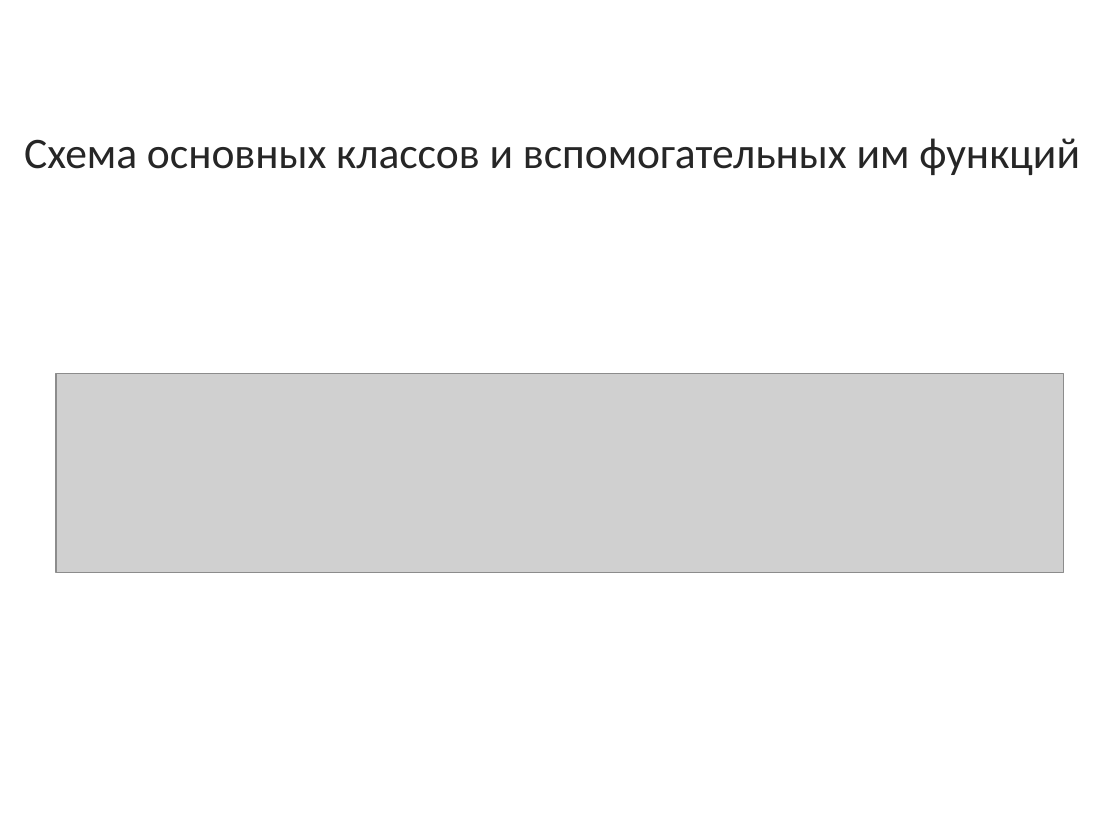
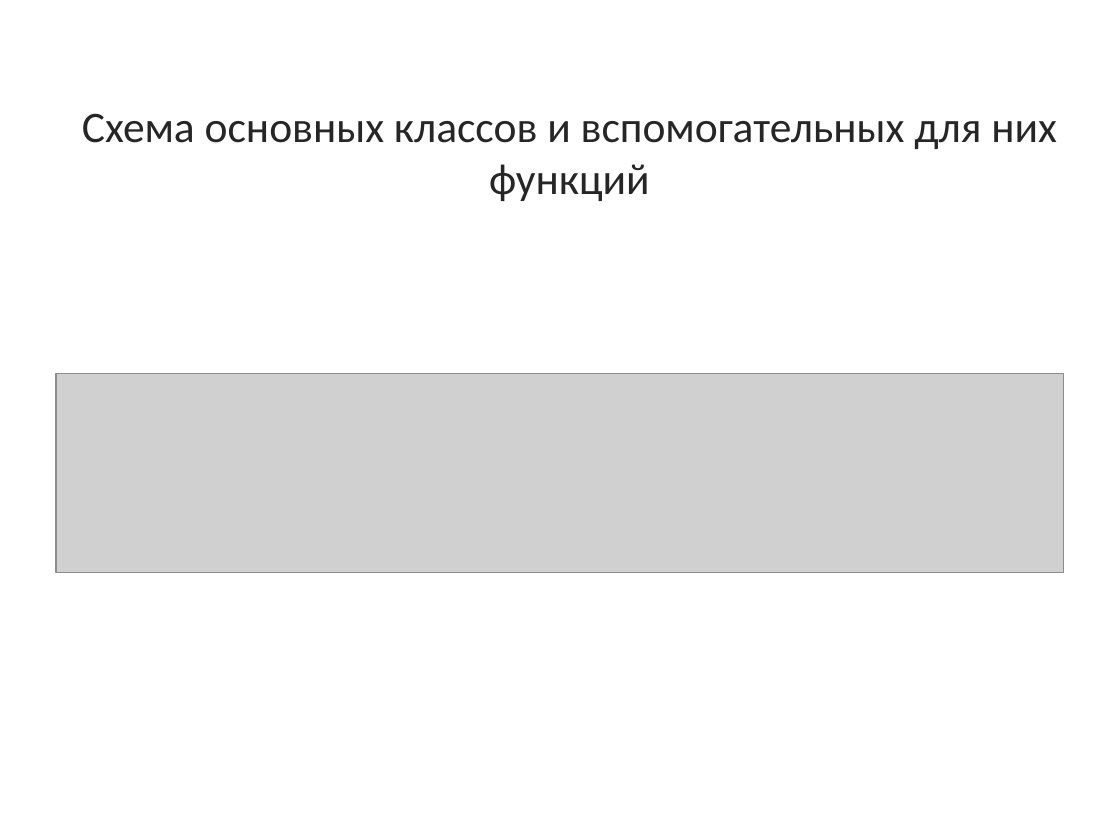
Before and after one commit to Artpukh/pygame-project, a slide deck: slide 9 of data/Презентация.pptx. Drawn at 1120x840 pixels with LibreOffice and Linux fonts; fonts in the diff are those of the drawing; grey boxes stand for pictures. Boxes give left, top, right and bottom in pixels: in the first picture for what was removed or moved away, otherwise in the second. Text is boxed around its words. In the diff, an @@ line names an element or a change of style, - is before the commit and + after.

```diff
--- a/data/Презентация.pptx
+++ b/data/Презентация.pptx
@@ text at <box>82,113,1057,201</box>: text changed @@
-Схема основных классов и вспомогательных им функций
+Схема основных классов и вспомогательных для них функций
```
Also in this commit, not shown: 3 other slides changed, 2 slides added, 1 slide removed.
